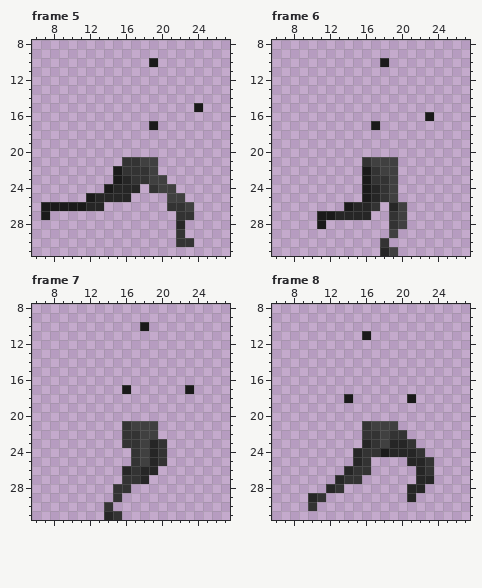
File history of a pixel-art file, aseperite textures/run cycle.ase. The picture above is the old version.
32x32 pixels, 8 frames. Shown: frame 5: x 6..27, y 8..31; frame 6: x 6..27, y 8..31; frame 7: x 6..27, y 8..31; frame 8: x 6..27, y 8..31. The commit also changed other frames, which this record leaves out.
The same view after the edit:
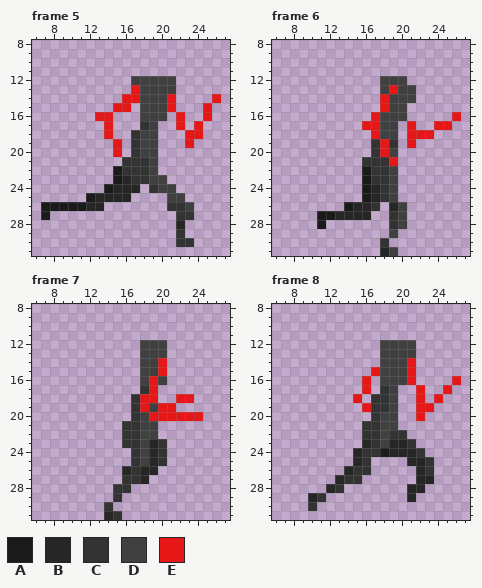
Palette (. is transparent): A #1a1a1a  B #262626  C #333333  D #404040  E #e61717
From old to new:
layer "left arm new" now shown
--- frame 5, layers "right arm new", "body", "left arm new"
@@ x 6..27 @@
  9 ......................
-10 .............A........
+10 ......................
 11 ......................
-12 ......................
-13 ......................
-14 ......................
-15 ..................A...
-16 ......................
-17 .............A........
-18 ......................
-19 ......................
-20 ......................
-21 ..........CCDD........
+12 ...........DDDDD......
+13 ...........EDDDD......
+14 ..........EEDDDE....E.
+15 .........EE.DDDE...E..
+16 .......EE...DDD.E..E..
+17 ........E...CD..E.E...
+18 ........E..CDD...EE...
+19 .........E.CDD...E....
+20 .........E.CDD........
+21 ..........CCCD........
 22 .........ACCCD........
--- frame 6, layers "right arm new", "body", "left arm new"
@@ x 14..27 @@
  9 ..............
-10 ....A.........
+10 ..............
 11 ..............
-12 ..............
-13 ..............
-14 ..............
-15 ..............
-16 .........A....
-17 ...A..........
-18 ..............
-19 ..............
-20 ..............
-21 ..CDDD........
-22 ..ACDD........
+12 ....DDD.......
+13 ....DEDD......
+14 ....EDDD......
+15 ....EDD.......
+16 ...EDDD.....E.
+17 ..EEDD.E..EE..
+18 ...EDD.EEE....
+19 ...CEC.E......
+20 ...CED........
+21 ..CCCE........
+22 ..ACCD........
 23 ..ACCD........
--- frame 7, layers "right arm new", "body", "left arm new"
@@ x 14..26 @@
  9 .............
-10 ....A........
+10 .............
 11 .............
-12 .............
-13 .............
-14 .............
-15 .............
-16 .............
-17 ..A......A...
-18 .............
-19 .............
-20 .............
-21 ..CDDD.......
+12 ....DDD......
+13 ....DDD......
+14 ....DDE......
+15 ....DDE......
+16 ....DED......
+17 ....CE.......
+18 ...CEE..EE...
+19 ...CEDEE.....
+20 ...CDEEEEEE..
+21 ..CCDD.......
 22 ..CCDD.......
--- frame 8, layers "right arm new", "body", "left arm new"
@@ x 6..27 @@
 10 ......................
-11 ..........A...........
-12 ......................
-13 ......................
-14 ......................
-15 ......................
-16 ......................
-17 ......................
-18 ........A......A......
-19 ......................
-20 ......................
-21 ..........CDDD........
+11 ......................
+12 ............DDDD......
+13 ............DDDD......
+14 ............DDDE......
+15 ...........EDDDE......
+16 ..........E.DDDE....E.
+17 ..........E.CD..E..E..
+18 .........E.CCD..E.E...
+19 ..........ECCD..EE....
+20 ...........CDD..E.....
+21 ..........CCDD........
 22 ..........CCDCC.......
